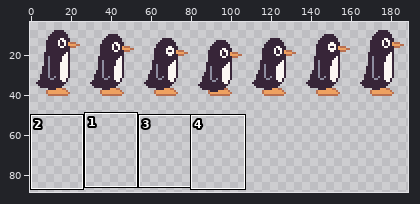
Edited in one commit: sprite sheet (Asset/CharacterSheet/Peng1_CharacerSheet.png). The first picture is a wide view before the edit; the outline marks the close-up.
Close-up. Before:
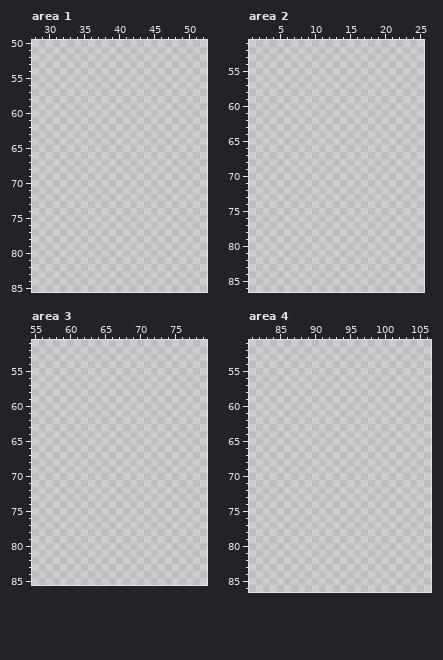
The file is 189x308 pixels. Shown: area 1: x 28..52, y 50..85; area 2: x 1..25, y 51..86; area 3: x 55..79, y 51..85; area 4: x 81..106, y 51..86. The wide view leaves out empty margins. The commit also changed other parts of the picture, which this record leaves out.
And afterwards:
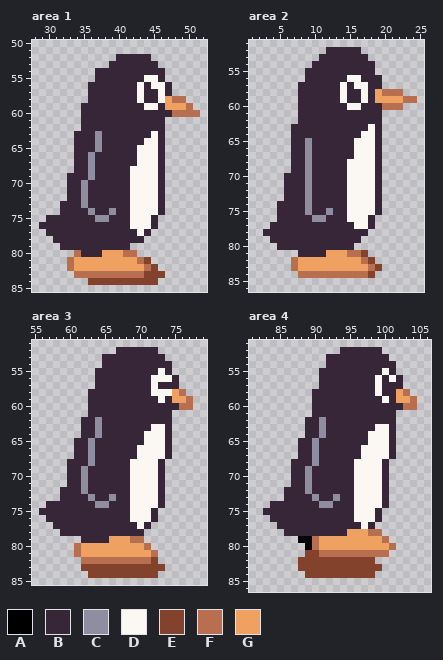
Palette (. is transparent): A #000000  B #372538  C #8e8ea0  D #fbf7f3  E #83422c  F #b86f50  G #eea160
Change:
Changed rows in their new state; - is an unchanged pixel.
Area 1:
first column x 29:
52 -----------BBBBB-------
53 ----------BBBBBBB------
54 --------BBBBBBBBBB-----
55 --------BBBBBBBDDB-----
56 -------BBBBBBBDBDDB----
57 -------BBBBBBBDBBDB----
58 -------BBBBBBBDBBDGFF--
59 ------BBBBBBBBBDDBGGGF-
60 ------BBBBBBBBBBBBBFFFF
61 ------BBBBBBBBBBBB-----
62 ------BBBBBBBBBBBB-----
63 -----BBBCBBBBBBBDB-----
64 -----BBBCBBBBBBDDB-----
65 -----BBBCBBBBBDDDB-----
66 -----BBCBBBBBBDDDB-----
67 -----BBCBBBBBBDDDB-----
68 -----BBCBBBBBDDDDB-----
69 ----BBBCBBBBBDDDDB-----
70 ----BBCBBBBBBDDDDB-----
71 ----BBCBBBBBBDDDDB-----
72 ----BBCBBBBBBDDDDB-----
73 ---BBBCBBBBBBDDDDB-----
74 ---BBBBCBBCBBDDDDB-----
75 -BBBBBBBCCBBBDDDB------
76 BBBBBBBBBBBBBDDDB------
77 -BBBBBBBBBBBBBDB-------
78 --BBBBBBBBBBBBB--------
79 ---BBBBBBBBBB----------
80 -----FBBBGGGFF---------
81 ----FGGGGGGGGGFE-------
82 ----FGGGGGGGGGGFE------
83 -----FFFFFFFFFFEEE-----
84 -------EEEEEEEEEE------
Area 2:
first column x 3:
52 ---------BBBBB--------
53 --------BBBBBBB-------
54 -------BBBBBBBBB------
55 ------BBBBBBBBBB------
56 ------BBBBBBDDBBB-----
57 -----BBBBBBDBDDBB-----
58 -----BBBBBBDBBDBGFFF--
59 -----BBBBBBDBBDBGGGGFF
60 -----BBBBBBBDDBBBFFF--
61 -----BBBBBBBBBBBB-----
62 -----BBBBBBBBBBBB-----
63 ----BBBBBBBBBBBDB-----
64 ----BBBBBBBBBBDDB-----
65 ----BBCBBBBBBDDDB-----
66 ----BBCBBBBBBDDDB-----
67 ----BBCBBBBBBDDDB-----
68 ----BBCBBBBBDDDDB-----
69 ----BBCBBBBBDDDDB-----
70 ---BBBCBBBBBDDDDB-----
71 ---BBBCBBBBBDDDDB-----
72 ---BBBCBBBBBDDDDB-----
73 ---BBBCBBBBBDDDDB-----
74 --BBBBCBBBBBDDDDB-----
75 --BBBBCBBCBBDDDDB-----
76 --BBBBBCCBBBDDDB------
77 -BBBBBBBBBBBBDDB------
78 BBBBBBBBBBBBBBB-------
79 -BBBBBBBBBBBBB--------
80 --BBBBBBBBBBB---------
81 -----BBBBGGGFFE-------
82 ----FGGGGGGGGGFE------
83 ----FGGGGGGGGGGFE-----
84 -----FFFFFFFFFFE------
Area 3:
first column x 56:
52 -----------BBBBBB-----
53 ---------BBBBBBBBB----
54 ---------BBBBBBBBBB---
55 --------BBBBBBBBBDB---
56 --------BBBBBBBBDDDB--
57 --------BBBBBBBBDBBB--
58 -------BBBBBBBBBDDDGF-
59 -------BBBBBBBBBBDBGGF
60 -------BBBBBBBBBBBBBFF
61 -------BBBBBBBBBBBB---
62 ------BBCBBBBBBBBBB---
63 ------BBCBBBBBBBDDB---
64 ------BBCBBBBBBDDDB---
65 -----BBCBBBBBBBDDDB---
66 -----BBCBBBBBBDDDDB---
67 -----BBCBBBBBBDDDDB---
68 ----BBBCBBBBBDDDDB----
69 ----BBCBBBBBBDDDDB----
70 ----BBCBBBBBBDDDDB----
71 ----BBCBBBBBBDDDDB----
72 ---BBBCBBBBBBDDDDB----
73 ---BBBBCBBCBBDDDDB----
74 -BBBBBBBCCBBBDDDDB----
75 BBBBBBBBBBBBBDDDB-----
76 -BBBBBBBBBBBBDDDB-----
77 --BBBBBBBBBBBBDB------
78 ---BBBBBBBBBBBB-------
79 ------BBBBGGGFF-------
80 -----FGGGGGGGGGF------
81 -----FGGGGGGGGGGF-----
82 ------FFFFFFFFFFE-----
83 ------EEEEEEEEEEEE----
84 -------EEEEEEEEEE-----
Area 4:
first column x 83:
52 -----------BBBBBB-----
53 ---------BBBBBBBBB----
54 ---------BBBBBBBBBB---
55 --------BBBBBBBBBDB---
56 --------BBBBBBBBDBDB--
57 --------BBBBBBBBDBBB--
58 -------BBBBBBBBBDBBGF-
59 -------BBBBBBBBBBDBGGF
60 -------BBBBBBBBBBBBBFF
61 -------BBBBBBBBBBBB---
62 ------BBCBBBBBBBBBB---
63 ------BBCBBBBBBBDDB---
64 ------BBCBBBBBBDDDB---
65 -----BBCBBBBBBBDDDB---
66 -----BBCBBBBBBDDDDB---
67 -----BBCBBBBBBDDDDB---
68 ----BBBCBBBBBDDDDB----
69 ----BBCBBBBBBDDDDB----
70 ----BBCBBBBBBDDDDB----
71 ----BBCBBBBBBDDDDB----
72 ---BBBCBBBBBBDDDDB----
73 ---BBBBCBBCBBDDDDB----
74 -BBBBBBBCCBBBDDDDB----
75 BBBBBBBBBBBBBDDDB-----
76 -BBBBBBBBBBBBDDDB-----
77 --BBBBBBBBBBBBDB------
78 ---BBBBBBBBBGGGFF-----
79 -----AAFGGGGGGGGGF----
80 ------AFGGGGGGGGGGF---
81 ------EEFFFFFFFFFF----
82 -----EEEEEEEEEEE------
83 -----EEEEEEEEEEEE-----
84 ------EEEEEEEEEE------
Where, in picture pixels (left, top, right, bottom), the same in both close-ups:
added: (39, 54, 200, 285)
added: (263, 47, 417, 278)
added: (39, 347, 193, 578)
added: (263, 347, 417, 578)
